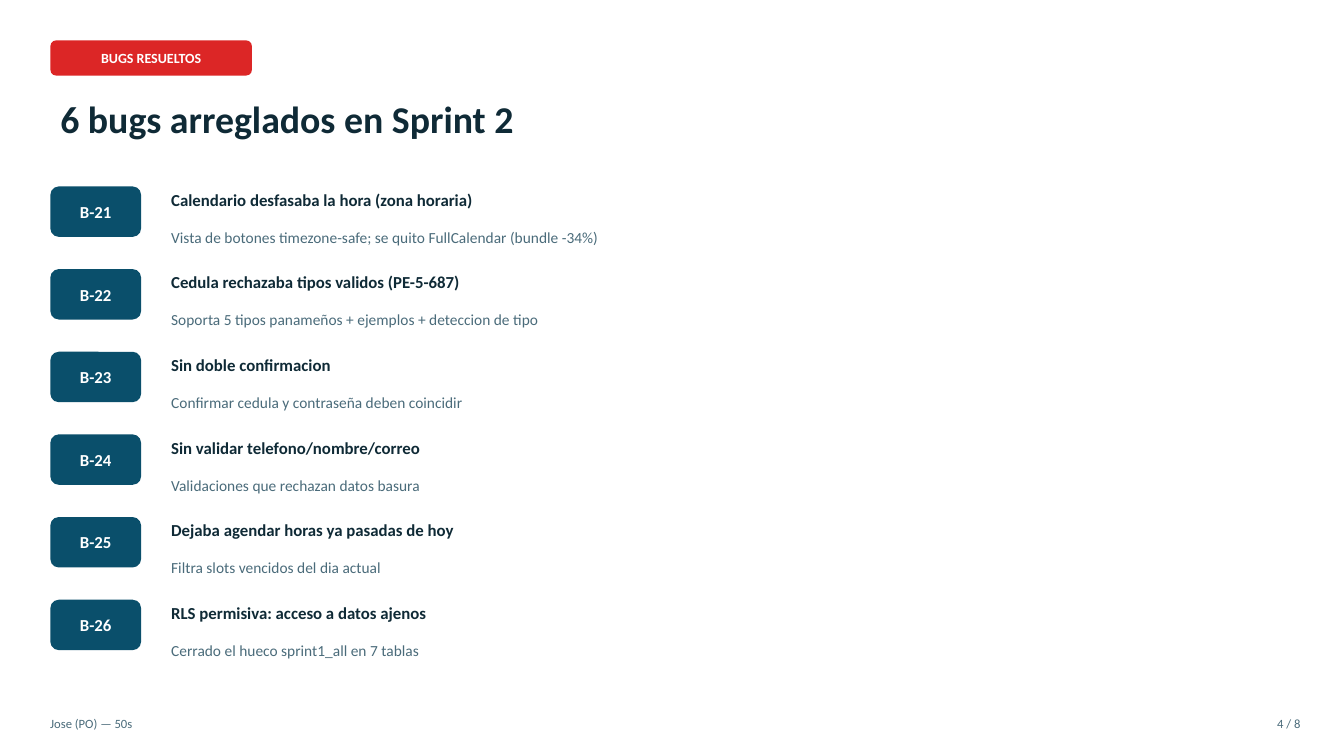
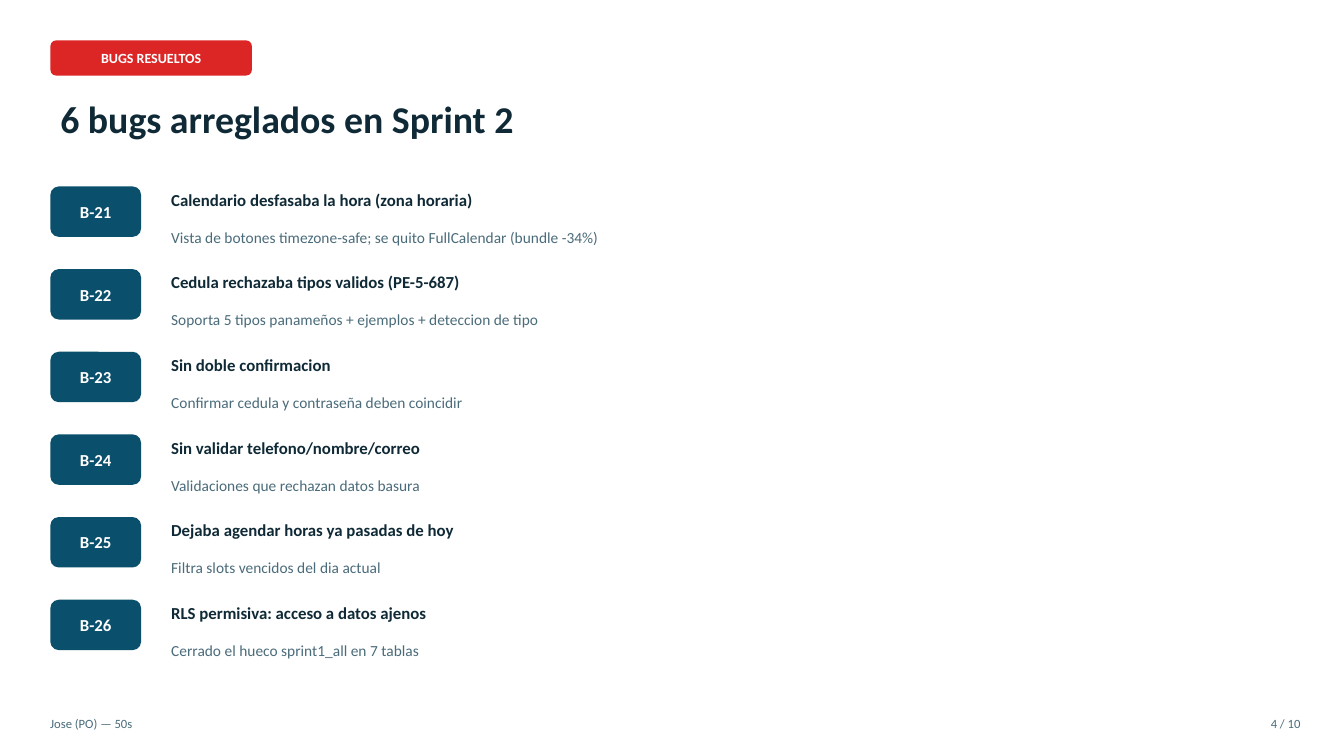
Before and after one commit to Helios-TeamUTP/Helios, a slide deck: slide 4 of dailys/Entrega_Viernes/HELIOS_Sprint2.pptx. Drawn at 1344x756 pixels with LibreOffice and Linux fonts; fonts in the diff are those of the drawing. Boxes give left, top, right and bottom in pixels: in the first picture for what was removed or moved away, otherwise in the second. Text is boxed around its words. In the diff, an @@ line names an element or a change of style, - is before the commit and + after.

```diff
--- a/dailys/Entrega_Viernes/HELIOS_Sprint2.pptx
+++ b/dailys/Entrega_Viernes/HELIOS_Sprint2.pptx
@@ text at box(1271, 720, 1301, 728): text changed @@
-4 / 8
+4 / 10
```
Also in this commit, not shown: 6 other slides changed, 3 slides added, 1 slide removed, 4 other files.
